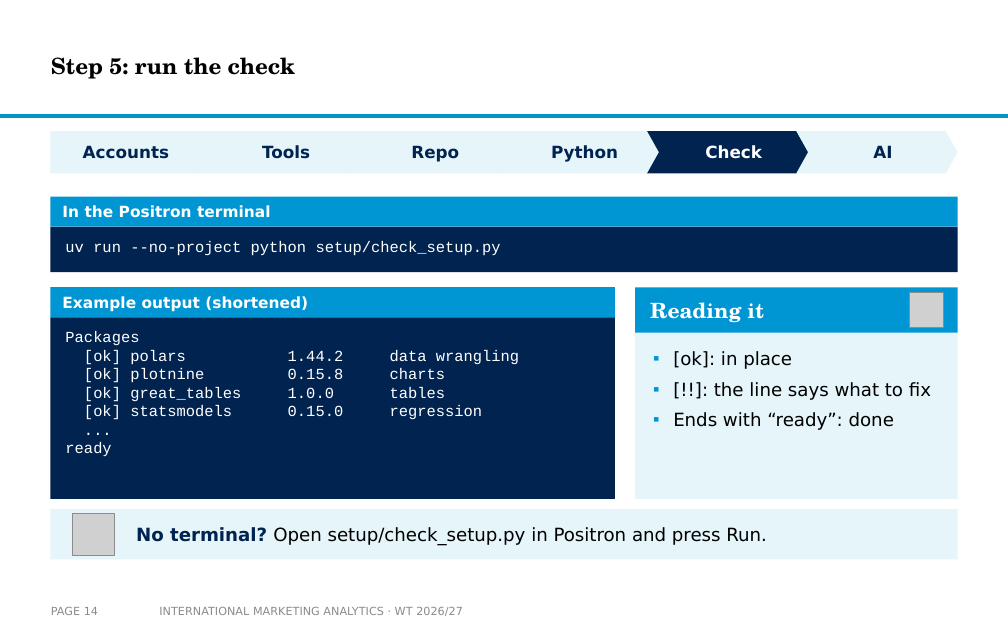
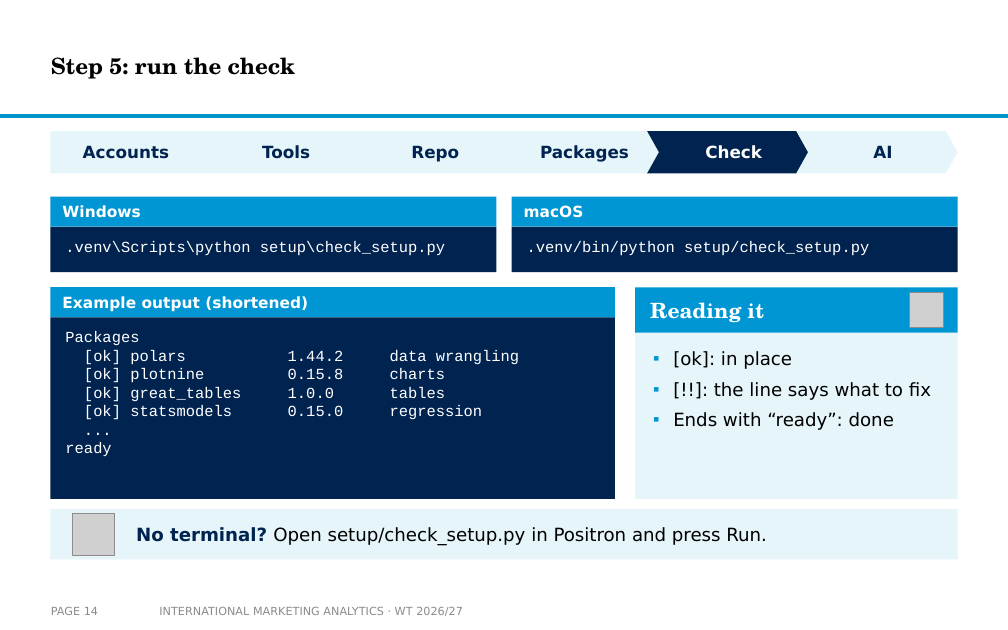
Before and after one commit to arnefloh-wu/International-Marketing-Analytics, a slide deck: slide 14 of slides/01a_setup-and-registration_WT26-27.pptx. Drawn at 1008x630 pixels with LibreOffice and Linux fonts; fonts in the diff are those of the drawing; grey boxes stand for pictures; background and template pictures are left out. Boxes give left, top, right and bottom in pixels: in the first picture for what was removed or moved away, otherwise in the second. Text is boxed around its words. In the diff, an @@ line names an element or a change of style, - is before the commit and + after.

```diff
--- a/slides/01a_setup-and-registration_WT26-27.pptx
+++ b/slides/01a_setup-and-registration_WT26-27.pptx
@@ text in chevron at (540,145,629,162): text changed @@
-Python
+Packages
@@ rectangle: place and size @@
-rectangle at (50,197,958,227)
+rectangle at (50,197,496,227)
@@ text removed at (62,205,270,218) @@
-In the Positron terminal
@@ text added at (62,205,140,218), 11 pt, text #FFFFFF, bold @@
+Windows
@@ rectangle added at (512,197,958,227), fill #0096D3 @@
@@ text added at (524,205,584,218), 11 pt, text #FFFFFF, bold @@
+macOS
@@ rectangle: place and size @@
-rectangle at (50,227,958,272)
+rectangle at (50,227,496,272)
@@ rectangle added at (512,227,958,272), fill #002350 @@
@@ text at (65,241,445,256): text changed @@
-uv run --no-project python setup/check_setup.py
+.venv\Scripts\python setup\check_setup.py
@@ text added at (527,241,869,256), 11 pt, text #FFFFFF @@
+.venv/bin/python setup/check_setup.py
```
Also in this commit, not shown: 20 other slides changed, 8 slides added, 2 slides removed, 5 other files.
